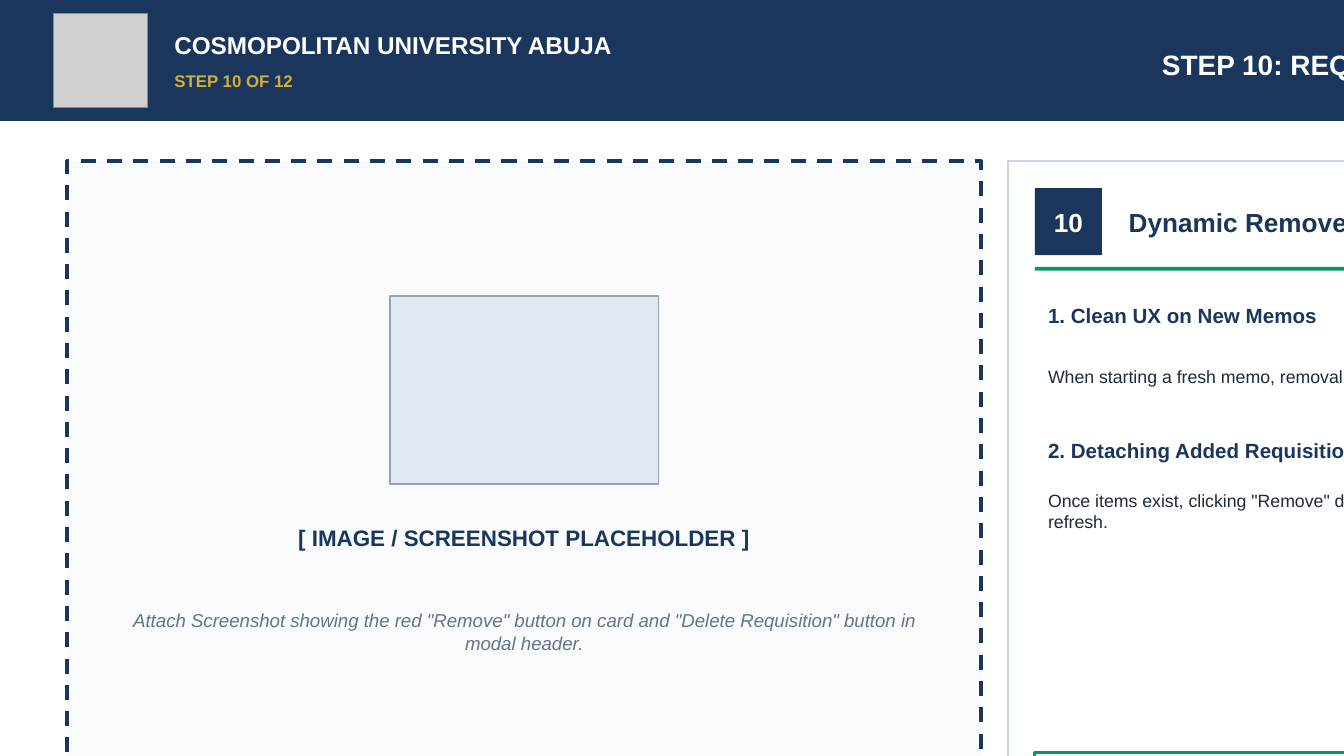
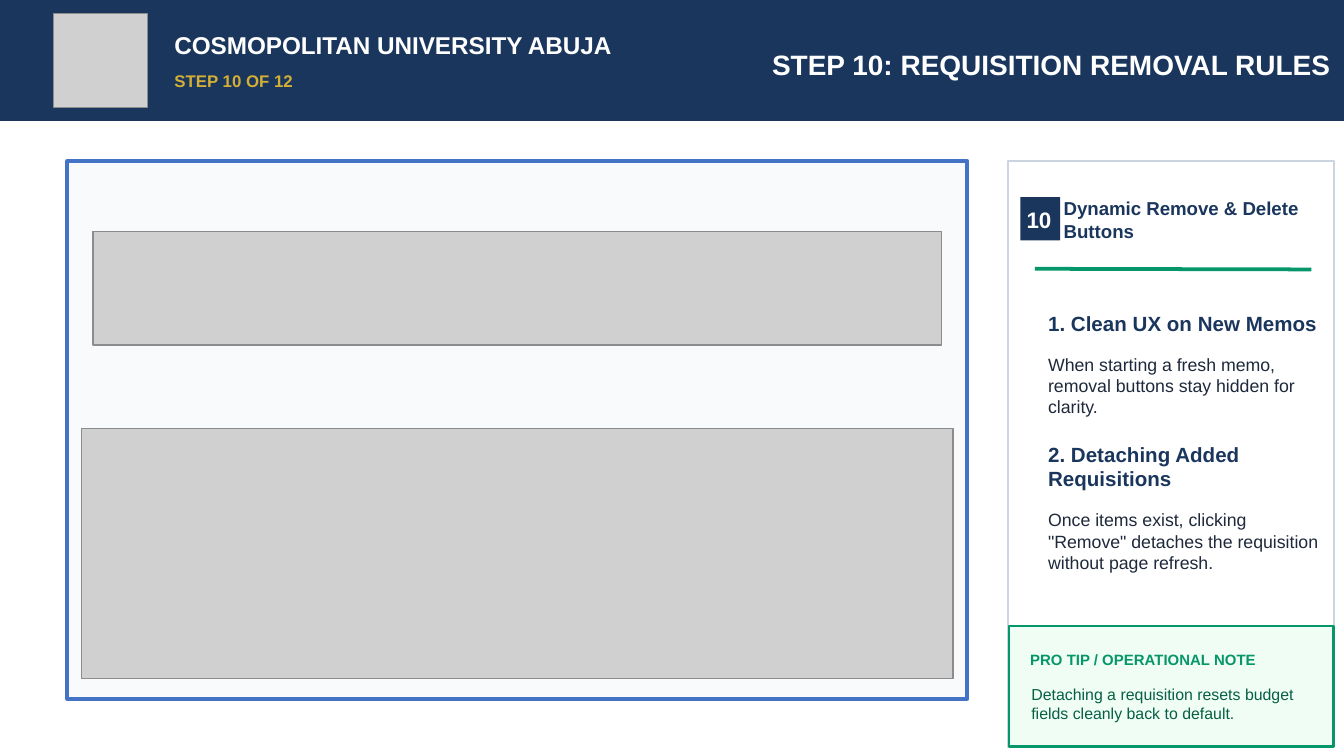
Before and after one commit to DevSadeeqSafana/CUA-MEMOTRACKER, a slide deck: slide 12 of CUAMemoTracker_User_Manual.pptx. Drawn at 1344x756 pixels with LibreOffice and Linux fonts; fonts in the diff are those of the drawing; grey boxes stand for pictures. Boxes give left, top, right and bottom in pixels: in the first picture for what was removed or moved away, otherwise in the second. Text is boxed around its words. In the diff, an @@ line names an element or a change of style, - is before the commit and + after.

```diff
--- a/CUAMemoTracker_User_Manual.pptx
+++ b/CUAMemoTracker_User_Manual.pptx
@@ text "STEP 10: REQUISITION REMOVAL RULES" rewrapped from <box>1162,55,1343,383</box> to <box>772,55,1330,80</box> @@
@@ rectangle: place and size @@
-rectangle at <box>67,161,981,756</box>
+rectangle at <box>67,161,968,699</box>
@@ rectangle at <box>67,161,968,699</box>: outline #1A365D 2 pt dashed to #4472C4 2 pt @@
@@ rectangle: place and size @@
-rectangle at <box>1008,161,1344,756</box>
+rectangle at <box>1008,161,1335,747</box>
@@ text "10": place and size @@
-text "10" at <box>1054,213,1083,233</box>
+text "10" at <box>1027,212,1052,228</box>
@@ text "10" at <box>1027,212,1052,228</box>: size 14 to 12 pt @@
@@ rectangle: place and size @@
-rectangle at <box>1035,188,1102,255</box>
+rectangle at <box>1020,198,1060,241</box>
@@ rectangle at <box>1020,198,1060,241</box>: proportions changed @@
@@ text "Dynamic Remove & Delete Buttons": place and size @@
-text "Dynamic Remove & Delete Buttons" at <box>675,213,1344,627</box>
+text "Dynamic Remove & Delete Buttons" at <box>1064,201,1299,238</box>
@@ text "Dynamic Remove & Delete Buttons" at <box>1064,201,1299,238</box>: size 14 to 10 pt @@
@@ picture added at <box>93,231,941,345</box> @@
@@ line moved from (1035, 269) - (1344, 269) to (1035, 269) - (1312, 269) @@
@@ rectangle removed at <box>390,296,659,484</box> @@
@@ text "1. Clean UX on New ...": place and size @@
-text "1. Clean UX on New ..." at <box>1048,308,1317,324</box>
+text "1. Clean UX on New ..." at <box>1048,316,1317,332</box>
@@ text "When starting a fresh memo, ..." rewrapped from <box>1048,370,1275,387</box> to <box>1048,358,1295,417</box> @@
@@ picture added at <box>82,429,953,679</box> @@
@@ text "2. Detaching Added Requisitions" rewrapped from <box>1048,443,1239,463</box> to <box>1048,447,1239,491</box> @@
@@ text "Once items exist, clicking "Remove" ..." rewrapped from <box>1048,494,1329,528</box> to <box>1048,513,1319,573</box> @@
@@ text removed at <box>312,530,735,547</box> @@
-[ IMAGE / SCREENSHOT PLACEHOLDER ]
@@ text removed at <box>133,613,916,650</box> @@
-Attach Screenshot showing the red "Remove" button on card and "Delete Requisition" button in modal header.
@@ rectangle: place and size @@
-rectangle at <box>1035,753,1344,756</box>
+rectangle at <box>1009,626,1333,747</box>
@@ text added at <box>1030,654,1256,665</box>, 8 pt, text #059669, bold @@
+PRO TIP / OPERATIONAL NOTE
@@ text added at <box>1031,688,1294,723</box>, 8.5 pt, text #065F46 @@
+Detaching a requisition resets budget fields cleanly back to default.
```
Also in this commit, not shown: 14 other slides changed, 21 other files.
